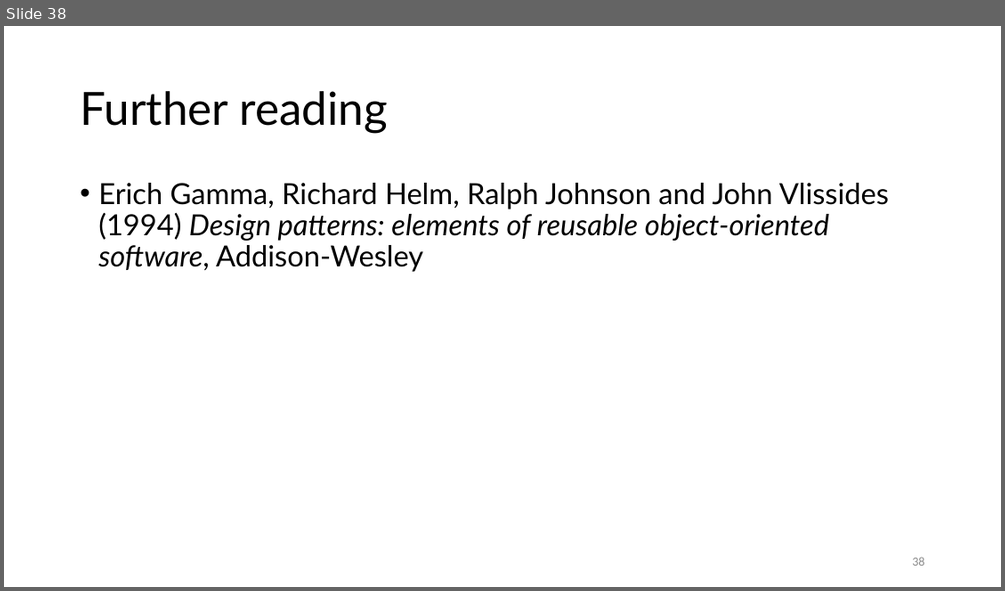
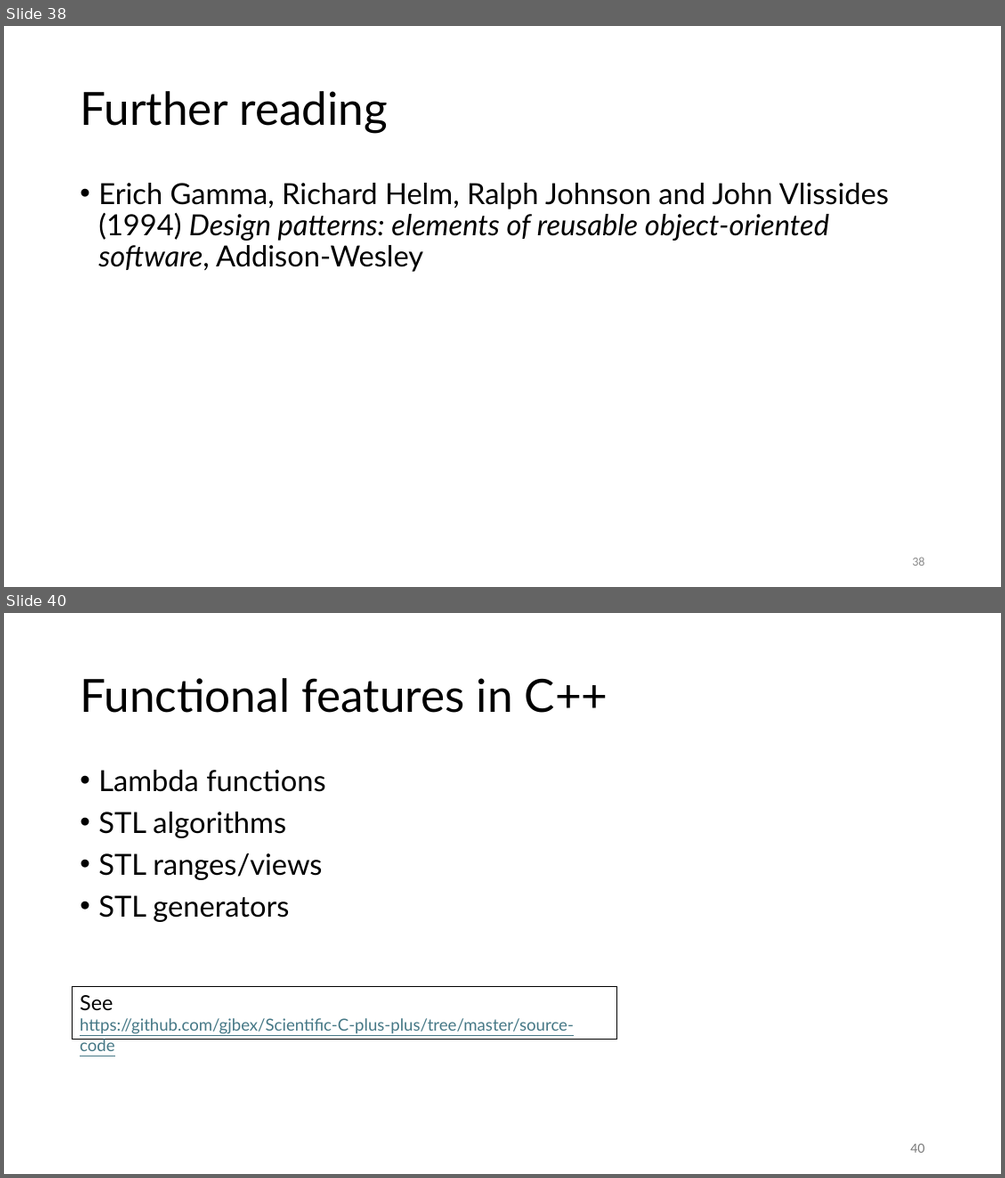
Before and after one commit to gjbex/C-plus-plus-software-engineering, a slide deck: cpp_software_engineering.pptx. Shown one above the other, each under a label of ours: slide 38 before the commit, slides 38 and 40 after it; the slides between them are not shown. The pictures are 1005x591 and 1005x1178 pixels, drawn with LibreOffice and Linux fonts; fonts in the diff are those of the drawing. Boxes give left, top, right and bottom in pixels: in the first picture for what was removed or moved away, otherwise in the second. Text is boxed around its words. In the diff, an @@ line names an element or a change of style, - is before the commit and + after.

Commit message:
Add section on functional approaches

```diff
--- a/cpp_software_engineering.pptx
+++ b/cpp_software_engineering.pptx
@@ slide 40 added at [4, 613, 1001, 1174], background #FFFFFF @@
@@ title added at [80, 678, 608, 713], 44 pt, text #000000 @@
+Functional features in C++
@@ text added at [98, 770, 325, 922], 28 pt, text #000000 @@
+• Lambda functions
+• STL algorithms
+• STL ranges/views
+• STL generators
@@ rectangle added at [73, 986, 617, 1039], outline #000000 0.75 pt, 16 pt, text #467886, underline @@
+See
+https://github.com/gjbex/Scientific-C-plus-plus/tree/master/source-code
@@ page number added at [910, 1143, 924, 1152], 12 pt, text #797979 @@
+40
```
Also in this commit, not shown: 1 other slide added.
